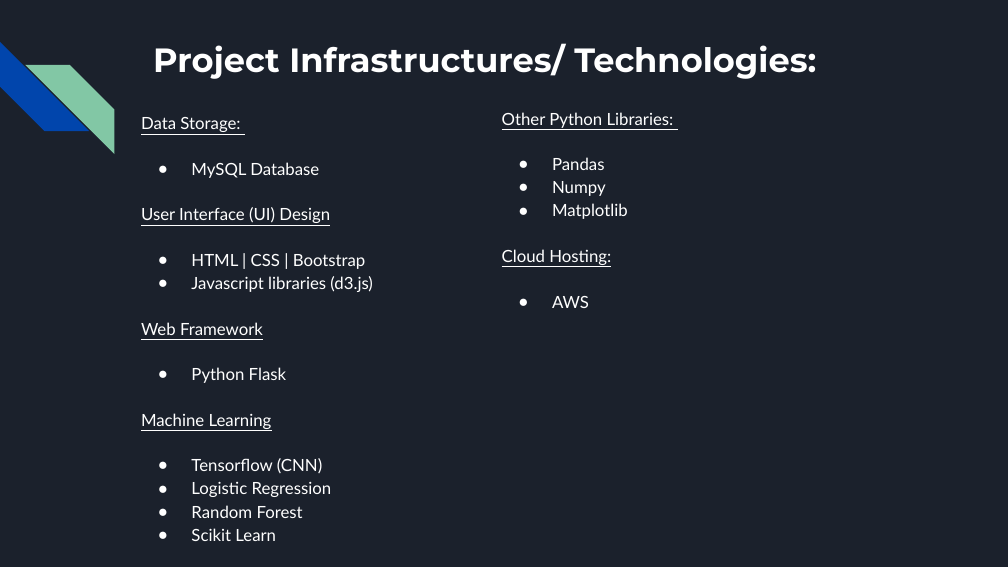
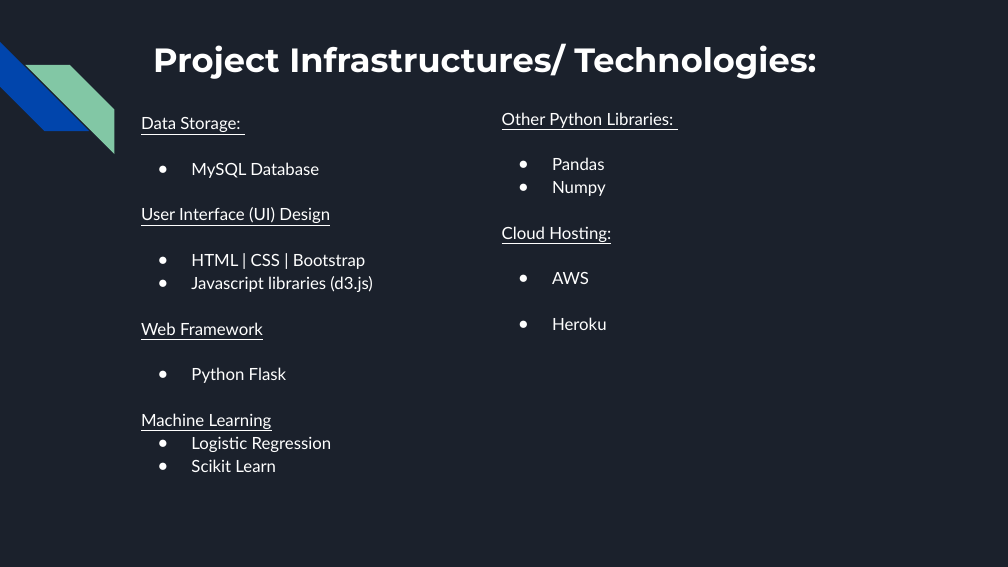
Before and after one commit to poodhiambo3906/Pius-Odhiambo-GW--Data, a slide deck: slide 5 of Project3/Infrastructure walkthrough on Machine Learning project..pptx. Drawn at 1008x567 pixels with LibreOffice and Linux fonts; fonts in the diff are those of the drawing. Boxes give left, top, right and bottom in pixels: in the first picture for what was removed or moved away, otherwise in the second. Text is boxed around its words. In the diff, an @@ line names an element or a change of style, - is before the commit and + after.

```diff
--- a/Project3/Infrastructure walkthrough on Machine Learning project..pptx
+++ b/Project3/Infrastructure walkthrough on Machine Learning project..pptx
@@ text at box(552, 203, 628, 219): paragraph removed @@
-● Matplotlib
@@ text at box(552, 317, 607, 330): paragraph added @@
+● Heroku
@@ text at box(191, 458, 322, 473): paragraph removed @@
-● Tensorflow (CNN)
@@ text at box(191, 505, 303, 518): paragraph removed @@
-● Random Forest
```
Also in this commit, not shown: 58 other files.
